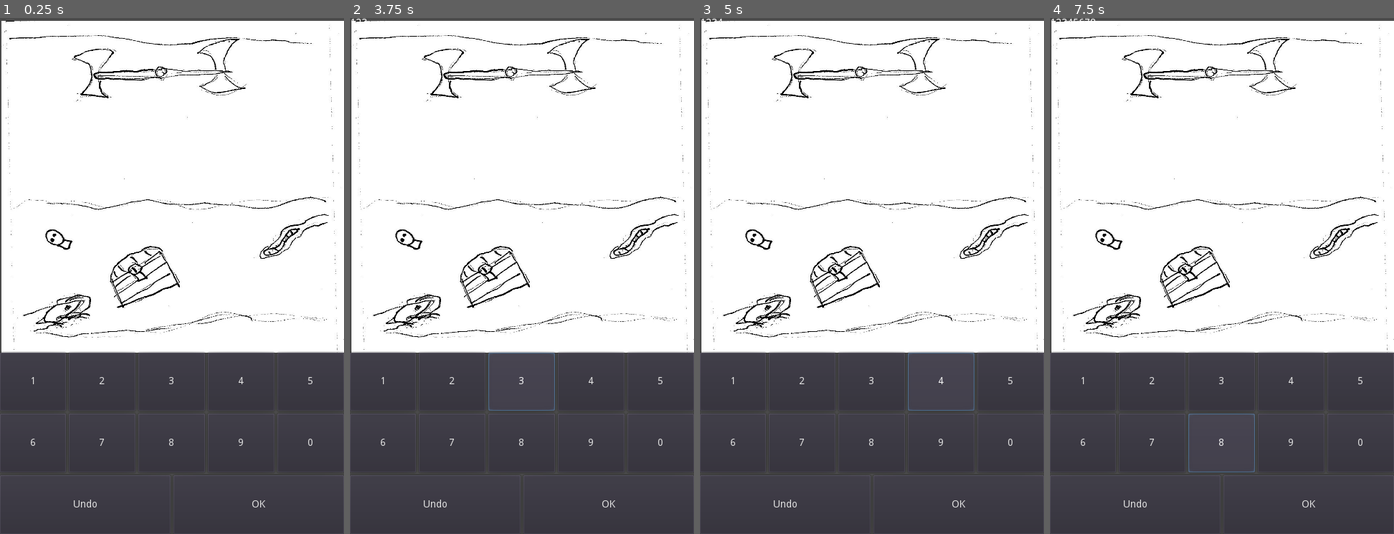
Above: before the commit, frames 1-4 (left to right).
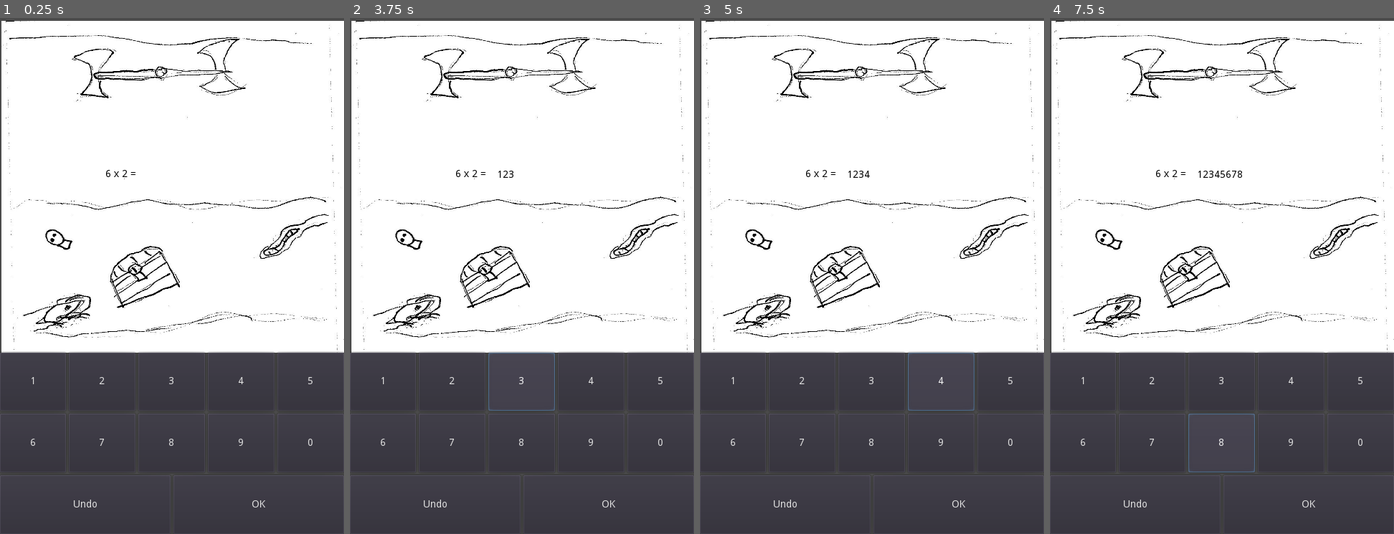
Above: after the commit, the same moments.

Repository: the-g-force/FamJam-May2020
Game: Godot game, scene res://src/DefaultScene.tscn
The game is run twice, just before and just after one commit, with the same random seed, the same clock (stepped at 60 frames per second) and the same inputs.
Inputs:
- Up to frame 1 (0.25 s): no input
- Up to frame 2 (3.75 s): click "OK" at 0.5 s; click "OK" at 1.25 s; click "1" at 2 s; click "2" at 2.75 s; click "3" at 3.5 s
- Up to frame 3 (5 s): click "4" at 4.25 s
- Up to frame 4 (7.5 s): click "5" at 5 s; click "6" at 5.75 s; click "7" at 6.5 s; click "8" at 7.25 s

The runs differ from the first frame. In frame 1, less than 0.1% of the frame differs, in the area x 30-40%, y 29-31%; in frame 2, less than 0.1%; in frame 3, less than 0.1%; in frame 4, 0.2%, in the area x 0-56%, y 0-31%.

Commit message:
Add ok button input

Diff:
--- a/project/project.godot
+++ b/project/project.godot
@@ -29,8 +29,6 @@
 window/size/width=480
 window/size/height=720
 window/dpi/allow_hidpi=true
-window/stretch/mode="2d"
-window/stretch/aspect="keep"
 
 [rendering]
 
--- a/project/src/DefaultScene.gd
+++ b/project/src/DefaultScene.gd
@@ -16,3 +16,8 @@
 
 func _on_OnScreenKeyboard_backspace_pressed():
 	answer_label.backspace()
+
+
+func _on_OnScreenKeyboard_ok_pressed():
+	if $Answer/Label.text == str($ProblemGenerator.problem):
+		print("Yay")
--- a/project/src/DefaultScene.tscn
+++ b/project/src/DefaultScene.tscn
@@ -22,12 +22,25 @@
 [node name="OnScreenKeyboard" parent="." instance=ExtResource( 1 )]
 
 [node name="Answer" parent="." instance=ExtResource( 3 )]
+anchor_left = 0.0
+anchor_top = 0.0
+anchor_right = 0.0
+anchor_bottom = 0.0
+margin_left = 229.835
+margin_top = 199.231
+margin_right = 229.835
+margin_bottom = 239.231
 
 [node name="ProblemGenerator" parent="." instance=ExtResource( 4 )]
-margin_left = -300.727
-margin_top = -64.3739
-margin_right = -300.727
-margin_bottom = -64.3739
+anchor_left = 0.0
+anchor_top = 0.0
+anchor_right = 0.0
+anchor_bottom = 0.0
+margin_left = 174.435
+margin_top = 198.261
+margin_right = 174.435
+margin_bottom = 238.261
 [connection signal="backspace_pressed" from="OnScreenKeyboard" to="." method="_on_OnScreenKeyboard_backspace_pressed"]
 [connection signal="number_pressed" from="OnScreenKeyboard" to="." method="_on_OnScreenKeyboard_number_pressed"]
+[connection signal="ok_pressed" from="OnScreenKeyboard" to="." method="_on_OnScreenKeyboard_ok_pressed"]
 [connection signal="answer_changed" from="Answer" to="." method="_on_Control_answer_changed"]
--- a/project/src/DynamicNumberLabel.tscn
+++ b/project/src/DynamicNumberLabel.tscn
@@ -3,13 +3,26 @@
 [ext_resource path="res://src/DynamicNumberLabel.gd" type="Script" id=1]
 
 [node name="DynamicNumberLabel" type="Control"]
-margin_right = 40.0
-margin_bottom = 40.0
+anchor_left = 0.5
+anchor_top = 0.5
+anchor_right = 0.5
+anchor_bottom = 0.5
+margin_left = -20.0
+margin_top = -20.0
+margin_right = 20.0
+margin_bottom = 20.0
 script = ExtResource( 1 )
 __meta__ = {
 "_edit_use_anchors_": false
 }
 
 [node name="Label" type="Label" parent="."]
-margin_right = 40.0
-margin_bottom = 14.0
+anchor_left = 0.5
+anchor_top = 0.5
+anchor_right = 0.5
+anchor_bottom = 0.5
+margin_left = -25.0
+margin_top = -7.0
+margin_right = 25.0
+margin_bottom = 7.0
+custom_colors/font_color = Color( 0, 0, 0, 1 )
--- a/project/src/ProblemGenerator.tscn
+++ b/project/src/ProblemGenerator.tscn
@@ -3,17 +3,26 @@
 [ext_resource path="res://src/ProblemGenerator.gd" type="Script" id=1]
 
 [node name="ProblemGenerator" type="Control"]
+anchor_left = 0.5
+anchor_top = 0.5
+anchor_right = 0.5
+anchor_bottom = 0.5
 script = ExtResource( 1 )
 __meta__ = {
 "_edit_use_anchors_": false
 }
 
 [node name="Label" type="Label" parent="."]
-margin_left = 492.0
-margin_top = 293.0
-margin_right = 546.0
-margin_bottom = 307.0
-text = "Problem"
+anchor_left = 0.5
+anchor_top = 0.5
+anchor_right = 0.5
+anchor_bottom = 0.5
+margin_left = -27.0
+margin_top = -7.0
+margin_right = 27.0
+margin_bottom = 7.0
+custom_colors/font_color = Color( 0, 0, 0, 1 )
+text = "problem"
 __meta__ = {
 "_edit_use_anchors_": false
 }
